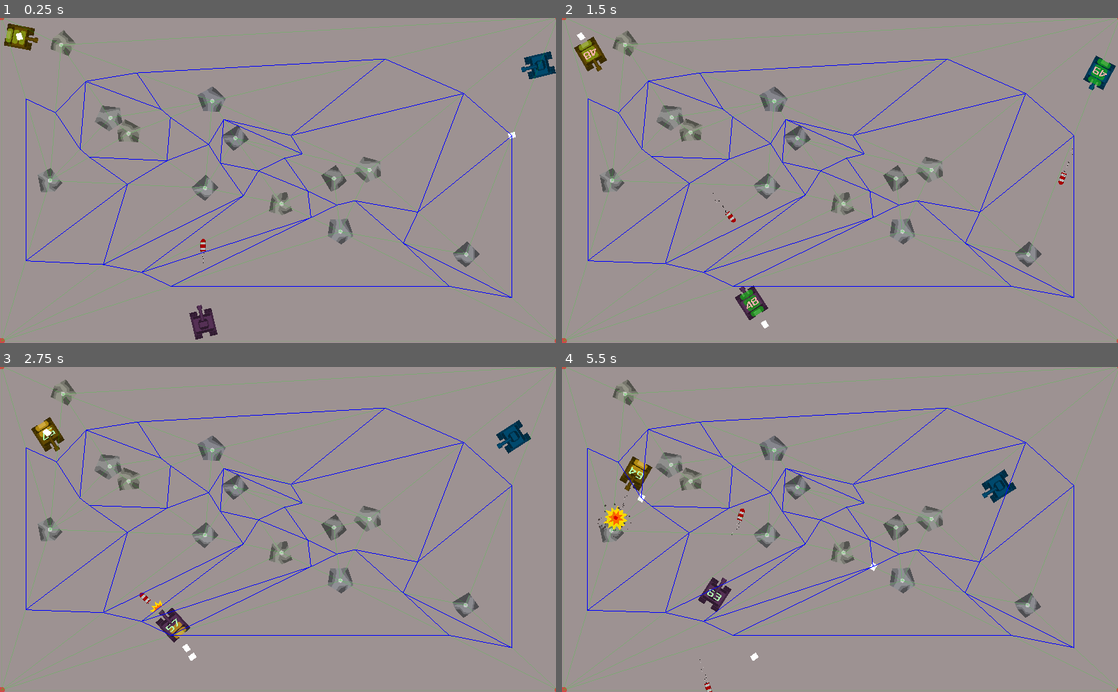
Above: before the commit, frames 1-4 (two rows, left to right).
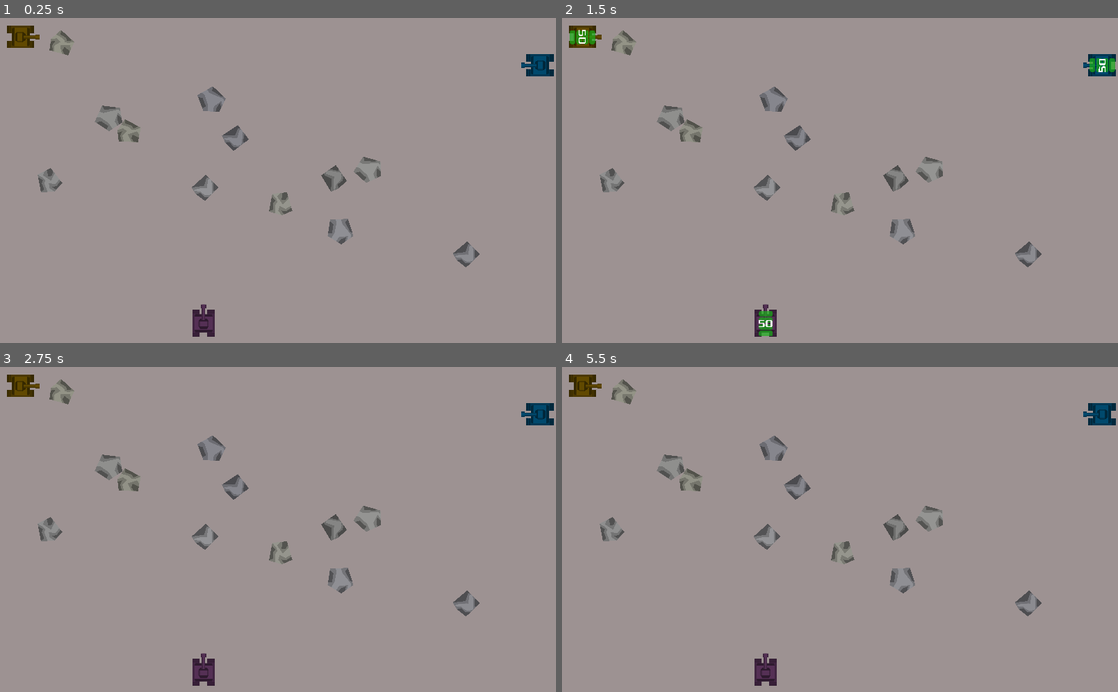
Above: after the commit, the same moments.

Repository: lbovet/zimboom
Game: Godot game, scene res://Game.tscn
The game is run twice, just before and just after one commit, with the same random seed, the same clock (stepped at 60 frames per second) and the same inputs.
Inputs:
- Up to frame 1 (0.25 s): no input
- Up to frame 2 (1.5 s): no input
- Up to frame 3 (2.75 s): no input
- Up to frame 4 (5.5 s): no input

The runs differ from the first frame. In frame 1, 4.1% of the frame differs, in the area x 0-100%, y 0-100%; in frame 2, 5.4%; in frame 3, 5.8%; in frame 4, 6.2%.

Commit message:
feat: artificial intelligence wip

Diff:
--- a/Bush.tscn
+++ b/Bush.tscn
@@ -77,6 +77,8 @@
 gravity_vec = Vector2( 0, 0 )
 linear_damp = 12.0
 angular_damp = 29.858
+collision_layer = 1024
+collision_mask = 1024
 
 [node name="CollisionShape2D" type="CollisionShape2D" parent="Area2D"]
 shape = SubResource( 6 )
--- a/Field.gd
+++ b/Field.gd
@@ -12,6 +12,8 @@
 	$Tank1.setOthers([$Tank2, $Tank3])
 	$Tank2.setOthers([$Tank1, $Tank3])
 	$Tank3.setOthers([$Tank2, $Tank1])
+	$Tank1.robot = true
+	$Tank2.robot = true
 
 var winner = null
 
@@ -87,6 +89,9 @@
 	spawnAircraft()
 
 func _on_PathCalculation_paths_updated(paths):
-	$Tank1.updatePaths(paths)
-	$Tank2.updatePaths(paths)
-	$Tank3.updatePaths(paths)
+	if $Tank1 != null:
+		$Tank1.updatePaths(paths)
+	if $Tank2 != null:
+		$Tank2.updatePaths(paths)
+	if $Tank3 != null:
+		$Tank3.updatePaths(paths)
--- a/PathCalculation.gd
+++ b/PathCalculation.gd
@@ -1,4 +1,6 @@
 extends Node2D
+
+const DEBUG_PATHS = false
 
 var rocks
 var triangles
@@ -19,17 +21,19 @@
 func _draw():
 	if not ready:
 		return
-	for rock in rocks:
-		draw_circle(to_local(rock.global_position), 4, Color(1,1,1,0.5))
-	for c in getCorners():
-		draw_circle(to_local(c), 6, Color(1,0,0,0.5))
+	if DEBUG_PATHS:
+		for rock in rocks:
+			draw_circle(to_local(rock.global_position), 4, Color(1,1,1,0.5))
+		for c in getCorners():
+			draw_circle(to_local(c), 6, Color(1,0,0,0.5))
 	var threshold = 80
 	paths = []
 	var blacklist = []
 	for t in triangles:
 		var path = []
 		for i in range(0,3):
-			draw_polyline([t[i], t[(i+1) % 3]], Color(0,1,0,0.1))
+			if DEBUG_PATHS:
+				draw_polyline([t[i], t[(i+1) % 3]], Color(0,1,0,0.1))
 			var weight = (t[i] - t[(i+1) % 3]).length()
 			var center = t[i] + (t[(i+1) % 3] - t[i])/2
 			if (center - t[(i+2)%3]).length() < threshold / 2:
@@ -60,7 +64,8 @@
 	for path in paths:
 		if len(path) == 1:
 			path.remove(0)
-		draw_polyline(path, Color(0,0,1))
+		if DEBUG_PATHS:
+			draw_polyline(path, Color(0,0,1))
 	emit_signal("paths_updated", paths)
 
 func insideMargin(point: Vector2, margin):
--- a/Robot.gd
+++ b/Robot.gd
@@ -4,49 +4,70 @@
 var currentDestination = null
 const DIR_DISTANCE=300
 const DISPERSE_DISTANCE=75
+var disperse = false
 var dispersing = 0
 var currentPaths = []
 var shooting = false
+var updating = 0
+var started = false
 
 func updatePaths(paths):
 	self.paths = paths
 
 func _ready():
+	$RayCast2D.add_exception(get_parent())
 	$RayCast2D.collide_with_areas = true
+	$FireLine.add_exception(get_parent())
+	$FireLine.collide_with_areas = true
 	$RayCast2D.enabled = true
-	$RayCast2D.add_exception(get_parent())
 
 func _physics_process(delta):
-	if get_parent().robot and paths != null:
-		computeDestination()
-		var disperse = false
-		var disperseTarget = Vector2(0,-DISPERSE_DISTANCE).rotated(global_rotation)
+	var start = true
+	if not started:
 		for other in get_parent().others:
-			$RayCast2D.cast_to = to_local(other.global_position)
-			if $RayCast2D.get_collider() == other:
-				currentDestination = other.global_position
-				shooting = true
-			else:
-				shooting = false
-			if other != null and other.robot and \
-				(other.global_position + Vector2(0,-DISPERSE_DISTANCE).rotated(other.global_rotation)) \
-				.distance_to(global_position + disperseTarget) < DISPERSE_DISTANCE * 1.5:
-					disperse = true
-		if disperse or dispersing > 0:
-			dispersing += delta
-		if dispersing > 2:
-			dispersing = 0
+			if weakref(other).get_ref() and not other.robot:
+				start = start and not other.virgin
+		started = start
+	if get_parent().robot and started and get_parent().life > 0 and paths != null:
+		if updating == 0:
+			computeDestination()
+			disperse = false
+			var disperseTarget = Vector2(0,-DISPERSE_DISTANCE).rotated(global_rotation)
+			for other in get_parent().others:
+				if !weakref(other).get_ref():
+					continue
+				if not other.robot:
+					$RayCast2D.cast_to = to_local(other.global_position)
+					$RayCast2D.force_raycast_update()
+					if $RayCast2D.get_collider() == other and other.life > 0:
+						currentDestination = other.global_position
+						shooting = true
+					else:
+						shooting = false
+				if other.robot and other.life > 0 and \
+					(other.global_position + Vector2(0,-DISPERSE_DISTANCE).rotated(other.global_rotation)) \
+					.distance_to(global_position + disperseTarget) < DISPERSE_DISTANCE * 1.5:
+						disperse = true
+			if disperse or dispersing > 0:
+				dispersing += delta
+			if dispersing > 2:
+				dispersing = 0
 		var dir = Vector2(0,-DIR_DISTANCE).rotated(global_rotation)
 		var angle = (currentDestination - global_position).angle_to(dir)
-		if shooting:
-			$RayCast2D.cast_to = Vector2(-1000,0)
-			if $RayCast2D.is_colliding() and $RayCast2D.get_collider().is_in_group("tank"):
+		if $FireLine.is_colliding() and updating == 0:
+			var other = $FireLine.get_collider()
+			if other.is_in_group("tank") and not other.robot and other.life > 0:
 				get_parent().fire()
+				shooting = true
 
-		if abs(angle) > PI / 60 or disperse:
-			get_parent().rotation_impulse(delta, (angle < 0) or (dispersing > 0 and not shooting))
+		if abs(angle) > PI / 32 or disperse or shooting:
+			get_parent().rotation_impulse(delta, (angle < 0) or (dispersing > 0))
 		else:
 			get_parent().throttle(delta)
+		updating += delta
+		if updating > 0.5:
+			updating = 0
+
 
 func computeDestination():
 	var threshold = 20
@@ -76,7 +97,7 @@
 		closest = Vector2(100000,100000)
 		for path in paths:
 			for point in path:
-				if point.distance_to(direction) < closest.distance_to(direction):
+				if point.distance_to(pos) < closest.distance_to(pos):
 					closest = point
 		destination = closest
 
--- a/Tank.gd
+++ b/Tank.gd
@@ -38,7 +38,7 @@
 var springed = false
 var bigShell = 0
 var smallShells = 0
-var robot = true
+var robot = false
 var others = []
 
 func _ready():
@@ -75,11 +75,11 @@
 		virgin = false
 
 	if rightPressed:
+		rotation_impulse(delta, true, amplitude)
+		return
+
+	if leftPressed:
 		rotation_impulse(delta, false, amplitude)
-		return
-
-	if leftPressed:
-		rotation_impulse(delta, true, amplitude)
 		return
 
 	if buttonPressed:
@@ -204,16 +204,19 @@
 func setOthers(tanks):
 	others = tanks
 
-func die():
+func die(emit=true):
 	emit_signal("dead")
 	$Life.hide()
 	$Sprite.modulate = Color(0.2,0.2,0.2)
 	$Explosion.restart()
-	if points > 0:
+	if points > 0 and emit:
 		var box = Box.instance()
 		box.shells = points / 3
 		box.global_position = global_position
 		get_parent().add_child(box)
+		box.collision_layer = 128
+		box.collision_mask = 128
+		box.apply_central_impulse(-transform.y * 300)
 	if virgin:
 		queue_free()
 
@@ -231,11 +234,11 @@
 
 func _on_TankButton_pressed():
 	if virgin:
-		die()
+		die(false)
 
 func _on_MouseButton_pressed():
 	if virgin:
-		die()
+		die(false)
 
 func updatePaths(paths):
 	$Robot.updatePaths(paths)
--- a/Tank.tscn
+++ b/Tank.tscn
@@ -167,10 +167,15 @@
 script = ExtResource( 9 )
 
 [node name="Destination" type="Polygon2D" parent="Robot"]
+visible = false
 polygon = PoolVector2Array( 6.15118, 6.07089, 5.35748, -6.62831, -4.76219, -6.82674, -4.36534, 6.07089 )
 
 [node name="RayCast2D" type="RayCast2D" parent="Robot"]
 cast_to = Vector2( 0, 400 )
+
+[node name="FireLine" type="RayCast2D" parent="Robot"]
+enabled = true
+cast_to = Vector2( 0, -1000 )
 
 [connection signal="timeout" from="Muzzle/MuzzleFire/Timer" to="Muzzle/MuzzleFire/Timer" method="_on_Timer_timeout"]
 [connection signal="timeout" from="Muzzle/MuzzleFire/Timer" to="." method="_on_Timer_timeout"]
